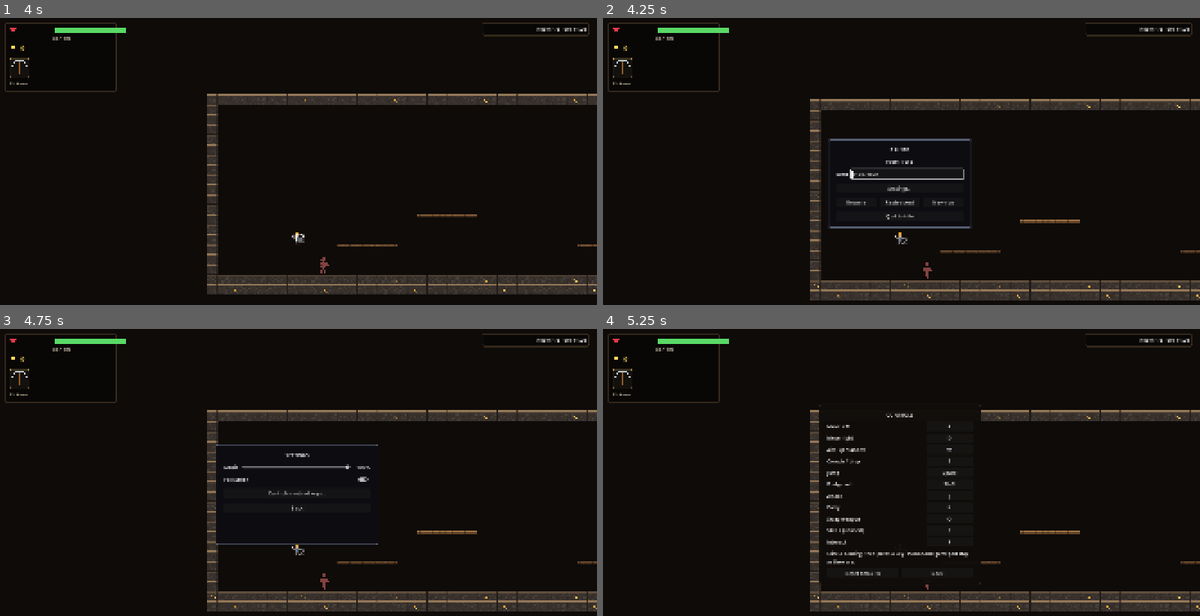
Above: before the commit, frames 1-4 (two rows, left to right).
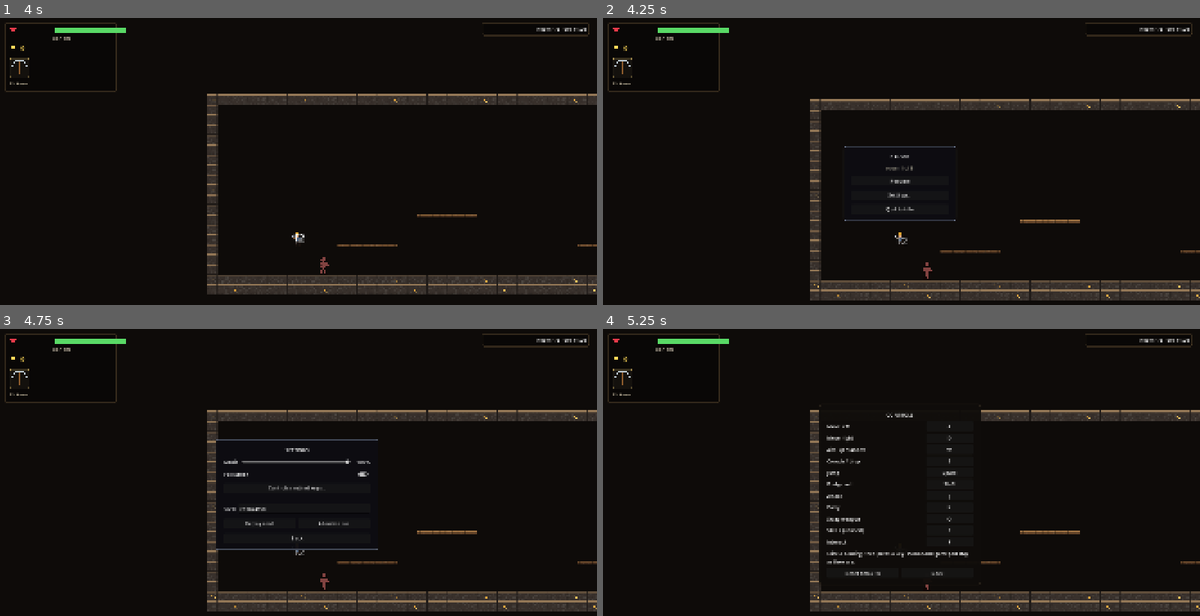
Above: after the commit, the same moments.

Repository: dlepi24/dungeon-delve
Game: Godot game, scene res://src/rooms/delve_run.tscn
Two runs of this game, one before a commit and one after it. Both use one fixed random seed, a clock stepped at 60 frames per second and the inputs below. This scene is started directly instead of the project's main scene.
Inputs (mouse positions are in pixels of both pictures, inside the frame that each line leads up to):
- Up to frame 1 (4 s): tap Enter at 0.5 s; move the mouse to (429, 167) at 0.52 s; hold D (move_right) 0.53-1.28 s; right-click (429, 167) at 0.6 s; tap Space (jump) at 0.77, 1.52, 2.75, 3.02, 3.77 s; move the mouse to (179, 201) at 1.27 s; hold S (move_down) 1.28-2.03 s; click (179, 201) at 1.35 s; right-click (179, 201) at 1.55 s; move the mouse to (358, 109) at 2.02 s; hold D (move_right) 2.03-2.78 s; tap 1 (consumable_1) at 2.1 s; right-click (358, 109) at 2.3 s; move the mouse to (268, 250) at 2.77 s; hold W (move_up) 2.78-3.53 s; tap 2 (consumable_2) at 2.85 s; right-click (268, 250) at 3.05 s; move the mouse to (477, 233) at 3.52 s; hold A (move_left) from 3.53 s (still down); hold F (interact) from 3.53 s (still down); right-click (477, 233) at 3.8 s
- Up to frame 2 (4.25 s): keep holding A (move_left); keep holding F (interact); tap Escape (pause) at 4.15 s
- Up to frame 3 (4.75 s): release A (move_left) at 4.25 s; release F (interact) at 4.25 s; click "Settings…" at 4.25 s
- Up to frame 4 (5.25 s): click "Controls / rebind keys…" at 5 s

Frame 1 is identical in both runs. In frame 2, 1.4% of the frame differs, in the area x 37-62%, y 42-74%; in frame 3, 1.6%, in the area x 36-64%, y 38-78%; in frame 4, nothing differs.

Commit message:
Slim the pause menu to Resume / Settings / Quit-to-title; pause works in the hub
Seed replay and abandon-run move into the settings screen's run section,
which only appears mid-run — pausing now reads like a product, and the
dev affordances keep a home. The pause menu no longer needs a Delve
reference (restart goes through the Events bus), so it drops its export
and is instanced in the hub too: ESC was dead above ground.

Co-Authored-By: Claude Fable 5 <noreply@anthropic.com>

Diff:
--- a/src/hub/hub.tscn
+++ b/src/hub/hub.tscn
@@ -1,10 +1,11 @@
-[gd_scene load_steps=7 format=3]
+[gd_scene load_steps=8 format=3]
 
 [ext_resource type="Script" path="res://src/hub/hub.gd" id="1"]
 [ext_resource type="PackedScene" path="res://src/player/player.tscn" id="2"]
 [ext_resource type="PackedScene" path="res://src/hub/vendor_panel.tscn" id="4"]
 [ext_resource type="Script" path="res://src/systems/pickup_feedback.gd" id="5"]
 [ext_resource type="PackedScene" path="res://src/hub/blacksmith_panel.tscn" id="6"]
+[ext_resource type="PackedScene" path="res://src/ui/pause_menu.tscn" id="7"]
 
 [sub_resource type="RectangleShape2D" id="floor"]
 size = Vector2(1840, 80)
@@ -124,3 +125,7 @@
 
 [node name="PickupFeedback" type="Node" parent="."]
 script = ExtResource("5")
+
+; Pause is a promise the whole game makes, not a delve feature — round 2
+; shipped with ESC dead above ground.
+[node name="PauseMenu" parent="." instance=ExtResource("7")]
--- a/src/rooms/delve_run.tscn
+++ b/src/rooms/delve_run.tscn
@@ -46,8 +46,7 @@
 [node name="PickupFeedback" type="Node" parent="."]
 script = ExtResource("24_pfb")
 
-[node name="PauseMenu" parent="." instance=ExtResource("7_pause") node_paths=PackedStringArray("delve")]
-delve = NodePath("../Delve")
+[node name="PauseMenu" parent="." instance=ExtResource("7_pause")]
 
 [node name="RunCoordinator" type="Node" parent="." node_paths=PackedStringArray("delve")]
 script = ExtResource("20_coord")
--- a/src/ui/pause_menu.gd
+++ b/src/ui/pause_menu.gd
@@ -1,23 +1,18 @@
 extends CanvasLayer
-## Pause, restart, and seed entry.
-##
-## Scope note: pause and menus are M7's milestone and seed entry is M8's. This is
-## deliberately pulled forward as a DEV AFFORDANCE, because it makes Dustin's
-## judgement better right now — being able to replay one exact delve is the only
-## way to A/B a tuning change against the same rooms rather than against a
-## different level. M7 replaces this with real product UI.
+## The pause menu: Resume, Settings, Quit to title. Nothing else — the seed
+## replay and new-run dev affordances moved into the settings screen's run
+## section, so pausing reads like a product, not a debug panel.
 ##
 ## Everything here runs with process_mode = ALWAYS, since the tree is paused
 ## while it is open; a paused node cannot un-pause itself.
-
-@export var delve: Delve
+##
+## Instanced in every playable scene (delve AND hub) — pause is a promise the
+## whole game makes, not a delve feature. It found this out the hard way:
+## round 2 shipped with ESC only working underground.
 
 @onready var _panel: PanelContainer = $Panel
-@onready var _seed_field: LineEdit = $Panel/Margin/Rows/SeedRow/SeedField
-@onready var _resume: Button = $Panel/Margin/Rows/Buttons/Resume
-@onready var _replay: Button = $Panel/Margin/Rows/Buttons/Replay
-@onready var _fresh: Button = $Panel/Margin/Rows/Buttons/Fresh
-@onready var _controls: Button = $Panel/Margin/Rows/Controls
+@onready var _resume: Button = $Panel/Margin/Rows/Resume
+@onready var _settings_button: Button = $Panel/Margin/Rows/Settings
 @onready var _quit_title: Button = $Panel/Margin/Rows/QuitTitle
 @onready var _status: Label = $Panel/Margin/Rows/Status
 @onready var _settings: Control = $SettingsMenu
@@ -29,12 +24,10 @@
 	visible = false
 	_settings.visible = false
 	_settings.closed.connect(_on_settings_closed)
-	_controls.pressed.connect(_on_controls)
+	_settings.run_action_taken.connect(_on_settings_run_action)
+	_settings_button.pressed.connect(_on_settings)
 	_resume.pressed.connect(_close)
-	_replay.pressed.connect(_on_replay)
-	_fresh.pressed.connect(_on_fresh)
 	_quit_title.pressed.connect(_on_quit_to_title)
-	_seed_field.text_submitted.connect(func(_t: String) -> void: _on_replay())
 
 
 func _unhandled_input(event: InputEvent) -> void:
@@ -47,7 +40,7 @@
 		_open()
 
 
-func _on_controls() -> void:
+func _on_settings() -> void:
 	_panel.visible = false
 	_settings.open()
 
@@ -57,15 +50,20 @@
 	_panel.visible = true
 
 
+## The settings run section restarted or abandoned the run: the pause state is
+## already torn down by the settings menu, we just need to stop being visible.
+func _on_settings_run_action() -> void:
+	visible = false
+
+
 func _open() -> void:
 	Cursor.menu()
 	_panel.visible = true
 	_settings.visible = false
-	_seed_field.text = GameState.seed_text()
-	_status.text = "room %d of %d" % [GameState.depth + 1, maxi(1, GameState.run_plan.size())]
+	_status.text = "room %d of %d" % [GameState.depth + 1, maxi(1, GameState.run_plan.size())] \
+		if GameState.run_active else "the surface"
 	visible = true
 	get_tree().paused = true
-	_seed_field.grab_focus()
 
 
 func _close() -> void:
@@ -74,25 +72,6 @@
 	Cursor.gameplay()
 
 
-## Replay whatever is in the field. Accepts a number or a word — Rng hashes text,
-## so "cavern" is a perfectly good seed to share.
-func _on_replay() -> void:
-	if delve == null:
-		_status.text = "no delve to restart"
-		return
-	var seed_value: int = Rng.seed_from_text(_seed_field.text)
-	_close()
-	Events.run_restart_requested.emit(seed_value)
-
-
-func _on_fresh() -> void:
-	# Abandon this run and go back to the hub. Abandoning is NOT extracting: you
-	# forfeit the carried haul, same as walking away from the mine.
-	GameState.end_run()
-	_close()
-	get_tree().change_scene_to_file.call_deferred("res://src/hub/hub.tscn")
-
-
 ## Souls-style exit: back to the title, and the full app quit lives there. Same
 ## forfeit rules as abandoning to the hub — quitting mid-run is walking away.
 func _on_quit_to_title() -> void:
--- a/src/ui/pause_menu.tscn
+++ b/src/ui/pause_menu.tscn
@@ -25,10 +25,10 @@
 anchor_top = 0.5
 anchor_right = 0.5
 anchor_bottom = 0.5
-offset_left = -230.0
-offset_top = -110.0
-offset_right = 230.0
-offset_bottom = 110.0
+offset_left = -180.0
+offset_top = -120.0
+offset_right = 180.0
+offset_bottom = 120.0
 grow_horizontal = 2
 grow_vertical = 2
 theme_override_styles/panel = SubResource("StyleBoxFlat_panel")
@@ -51,44 +51,17 @@
 
 [node name="Status" type="Label" parent="Panel/Margin/Rows"]
 layout_mode = 2
+theme_override_colors/font_color = Color(0.6, 0.58, 0.52, 1)
 text = "room 1 of 5"
 horizontal_alignment = 1
 
-[node name="SeedRow" type="HBoxContainer" parent="Panel/Margin/Rows"]
+[node name="Resume" type="Button" parent="Panel/Margin/Rows"]
 layout_mode = 2
-theme_override_constants/separation = 10
+text = "Resume"
 
-[node name="SeedLabel" type="Label" parent="Panel/Margin/Rows/SeedRow"]
-layout_mode = 2
-text = "seed"
-
-[node name="SeedField" type="LineEdit" parent="Panel/Margin/Rows/SeedRow"]
-layout_mode = 2
-size_flags_horizontal = 3
-placeholder_text = "a number, or any word"
-
-[node name="Controls" type="Button" parent="Panel/Margin/Rows"]
+[node name="Settings" type="Button" parent="Panel/Margin/Rows"]
 layout_mode = 2
 text = "Settings…"
-
-[node name="Buttons" type="HBoxContainer" parent="Panel/Margin/Rows"]
-layout_mode = 2
-theme_override_constants/separation = 10
-
-[node name="Resume" type="Button" parent="Panel/Margin/Rows/Buttons"]
-layout_mode = 2
-size_flags_horizontal = 3
-text = "Resume"
-
-[node name="Replay" type="Button" parent="Panel/Margin/Rows/Buttons"]
-layout_mode = 2
-size_flags_horizontal = 3
-text = "Replay seed"
-
-[node name="Fresh" type="Button" parent="Panel/Margin/Rows/Buttons"]
-layout_mode = 2
-size_flags_horizontal = 3
-text = "New run"
 
 [node name="QuitTitle" type="Button" parent="Panel/Margin/Rows"]
 layout_mode = 2
--- a/src/ui/settings_menu.gd
+++ b/src/ui/settings_menu.gd
@@ -7,6 +7,9 @@
 ## opening this from two places cannot produce two divergent behaviours.
 
 signal closed
+## A run-section action (replay seed / abandon) tore the pause state down and is
+## changing scenes — whoever hosts this menu should stop being visible.
+signal run_action_taken
 
 @onready var _panel: PanelContainer = $Panel
 @onready var _volume: HSlider = $Panel/Margin/Rows/VolumeRow/Slider
@@ -15,6 +18,12 @@
 @onready var _controls: Button = $Panel/Margin/Rows/Controls
 @onready var _back: Button = $Panel/Margin/Rows/Back
 @onready var _keybinds: Control = $KeybindScreen
+@onready var _run_sep: HSeparator = $Panel/Margin/Rows/RunSep
+@onready var _seed_row: HBoxContainer = $Panel/Margin/Rows/SeedRow
+@onready var _seed_field: LineEdit = $Panel/Margin/Rows/SeedRow/SeedField
+@onready var _run_buttons: HBoxContainer = $Panel/Margin/Rows/RunButtons
+@onready var _replay: Button = $Panel/Margin/Rows/RunButtons/Replay
+@onready var _fresh: Button = $Panel/Margin/Rows/RunButtons/Fresh
 
 
 func _ready() -> void:
@@ -26,6 +35,9 @@
 	_back.pressed.connect(func() -> void: closed.emit())
 	_volume.value_changed.connect(_on_volume_changed)
 	_fullscreen.toggled.connect(func(on: bool) -> void: Settings.set_fullscreen(on))
+	_replay.pressed.connect(_on_replay)
+	_fresh.pressed.connect(_on_fresh)
+	_seed_field.text_submitted.connect(func(_t: String) -> void: _on_replay())
 
 
 ## Sync the widgets from live state every time the menu opens — it can be
@@ -38,6 +50,13 @@
 	_volume.set_value_no_signal(Settings.music_volume * 100.0)
 	_volume_value.text = "%d%%" % roundi(Settings.music_volume * 100.0)
 	_fullscreen.set_pressed_no_signal(Settings.fullscreen)
+	# The run tools only exist mid-run; from the title or hub they are noise.
+	var in_run: bool = GameState.run_active
+	_run_sep.visible = in_run
+	_seed_row.visible = in_run
+	_run_buttons.visible = in_run
+	if in_run:
+		_seed_field.text = GameState.seed_text()
 
 
 func _on_volume_changed(value: float) -> void:
@@ -53,3 +72,31 @@
 func _on_keybinds_closed() -> void:
 	_keybinds.visible = false
 	_panel.visible = true
+
+
+## Replay whatever is in the field. Accepts a number or a word — Rng hashes
+## text, so "cavern" is a perfectly good seed to share. The Delve listens on the
+## Events bus, so no direct reference is needed.
+func _on_replay() -> void:
+	if not GameState.run_active:
+		return
+	var seed_value: int = Rng.seed_from_text(_seed_field.text)
+	_close_for_run_action()
+	Events.run_restart_requested.emit(seed_value)
+
+
+func _on_fresh() -> void:
+	# Abandon this run and go back to the hub. Abandoning is NOT extracting: you
+	# forfeit the carried haul, same as walking away from the mine.
+	GameState.end_run()
+	_close_for_run_action()
+	get_tree().change_scene_to_file.call_deferred("res://src/hub/hub.tscn")
+
+
+## Run actions leave menu-land entirely: unpause, restore the gameplay cursor,
+## and tell the host (pause menu) to stand down.
+func _close_for_run_action() -> void:
+	visible = false
+	get_tree().paused = false
+	Cursor.gameplay()
+	run_action_taken.emit()
--- a/src/ui/settings_menu.tscn
+++ b/src/ui/settings_menu.tscn
@@ -89,6 +89,38 @@
 layout_mode = 2
 text = "Controls / rebind keys…"
 
+; Run tools: only visible mid-run (see settings_menu.gd). Moved here from the
+; pause menu so pausing reads like a product and the dev affordances keep a home.
+[node name="RunSep" type="HSeparator" parent="Panel/Margin/Rows"]
+layout_mode = 2
+
+[node name="SeedRow" type="HBoxContainer" parent="Panel/Margin/Rows"]
+layout_mode = 2
+theme_override_constants/separation = 10
+
+[node name="SeedLabel" type="Label" parent="Panel/Margin/Rows/SeedRow"]
+layout_mode = 2
+text = "seed"
+
+[node name="SeedField" type="LineEdit" parent="Panel/Margin/Rows/SeedRow"]
+layout_mode = 2
+size_flags_horizontal = 3
+placeholder_text = "a number, or any word"
+
+[node name="RunButtons" type="HBoxContainer" parent="Panel/Margin/Rows"]
+layout_mode = 2
+theme_override_constants/separation = 10
+
+[node name="Replay" type="Button" parent="Panel/Margin/Rows/RunButtons"]
+layout_mode = 2
+size_flags_horizontal = 3
+text = "Replay seed"
+
+[node name="Fresh" type="Button" parent="Panel/Margin/Rows/RunButtons"]
+layout_mode = 2
+size_flags_horizontal = 3
+text = "Abandon run"
+
 [node name="Back" type="Button" parent="Panel/Margin/Rows"]
 layout_mode = 2
 text = "Back"
